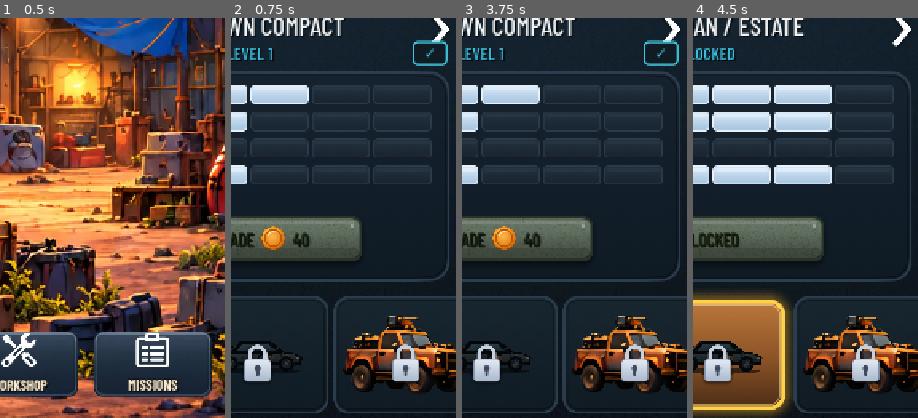
Above: before the commit, frames 1-4 (left to right).
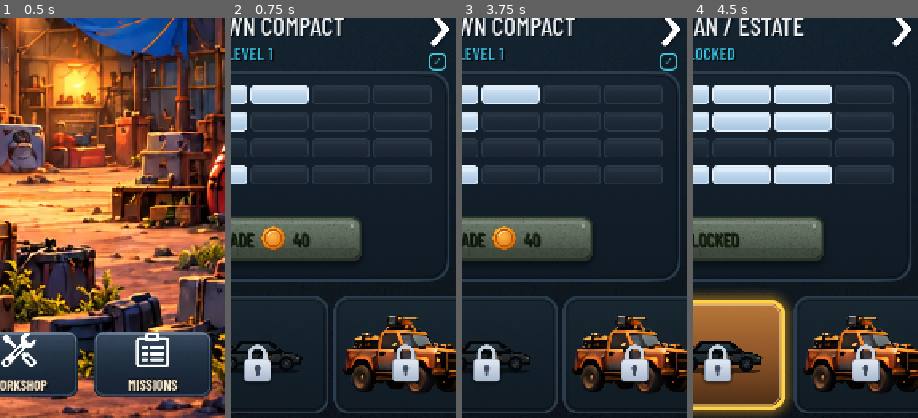
Above: after the commit, the same moments.

Repository: phantompixel-developer/FortKnocks
Game: Godot game, scene res://game/core/app.tscn
The game is run twice, just before and just after one commit, with the same random seed, the same clock (stepped at 60 frames per second) and the same inputs.
Inputs (mouse positions are % of the whole screen's width and height, from its top left):
- Up to frame 1 (0.5 s): no input
- Up to frame 2 (0.75 s): click "GARAGE" at 0.5 s
- Up to frame 3 (3.75 s): click (92, 52) at 1.25 s; click (92, 52) at 2 s; click (8, 52) at 2.75 s; click (18, 92) at 3.52 s
- Up to frame 4 (4.5 s): click (51, 92) at 4.27 s
The pictures show only the part of the screen within x 46-96%, y 50-100%; the shares and areas given below are measured in that part.

Frame 1 is identical in both runs. In frame 2, 0.5% of the frame differs, in the area x 80-97%, y 5-14%; in frame 3, 0.5%; in frame 4, nothing differs.

Commit message:
ui: place Garage active checkbox clear of navigation

Diff:
--- a/game/progression/garage_screen.tscn
+++ b/game/progression/garage_screen.tscn
@@ -197,14 +197,14 @@
 unique_name_in_owner = true
 visible = false
 layout_mode = 0
-offset_left = 620.0
-offset_top = 677.0
-offset_right = 676.0
-offset_bottom = 716.0
+offset_left = 646.0
+offset_top = 696.0
+offset_right = 674.0
+offset_bottom = 724.0
 focus_mode = 0
 toggle_mode = true
 tooltip_text = "Set this vehicle as active"
-theme_override_font_sizes/font_size = 23
+theme_override_font_sizes/font_size = 18
 text = "✓"
 
 [node name="StatsPanel" type="PanelContainer" parent="Design"]
